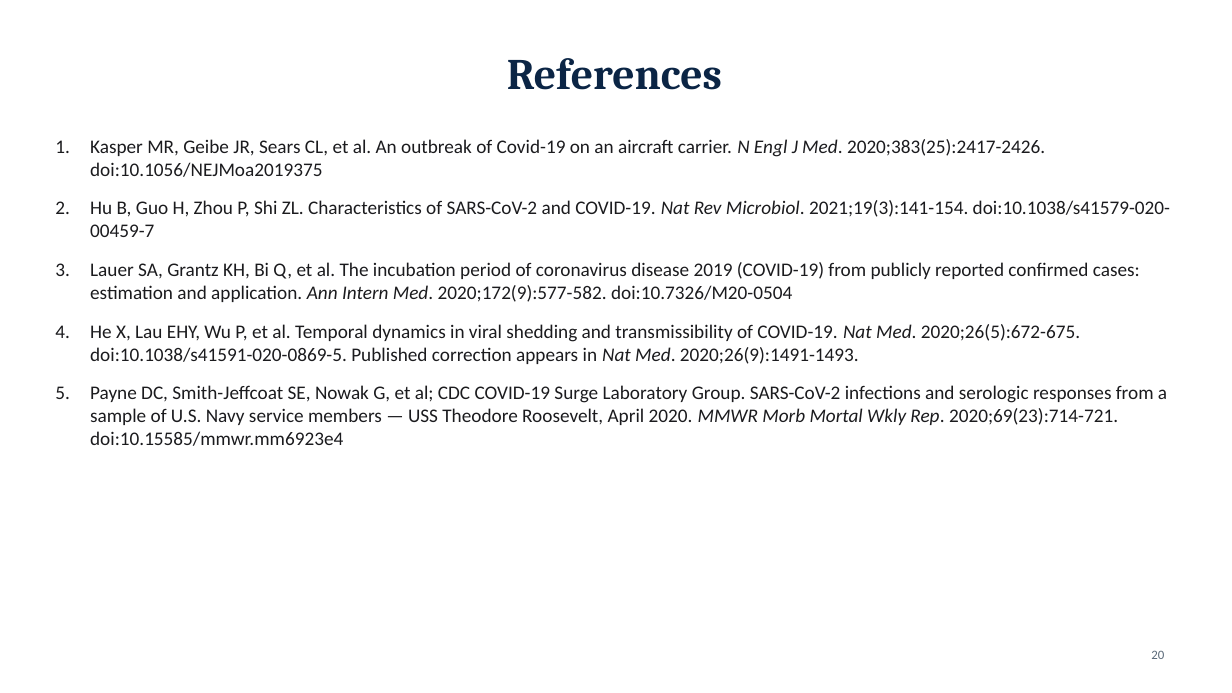
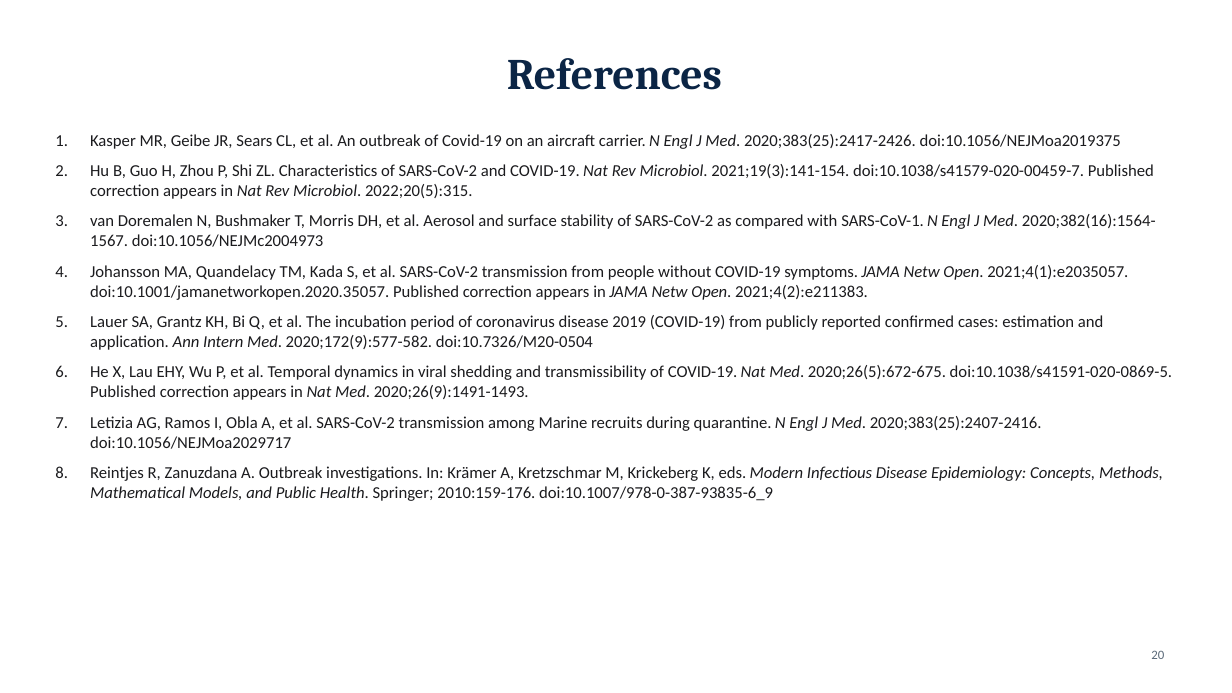
Before and after one commit to adebowa96/Research, a slide deck: slide 20 of Outbreak_of_the_Day/Covid19_Aircraft_Carrier_Outbreak.pptx. Drawn at 1232x693 pixels with LibreOffice and Linux fonts; fonts in the diff are those of the drawing. Boxes give left, top, right and bottom in pixels: in the first picture for what was removed or moved away, otherwise in the second. Text is boxed around its words. In the diff, an @@ line names an element or a change of style, - is before the commit and + after.

```diff
--- a/Outbreak_of_the_Day/Covid19_Aircraft_Carrier_Outbreak.pptx
+++ b/Outbreak_of_the_Day/Covid19_Aircraft_Carrier_Outbreak.pptx
@@ text at bbox=[90, 134, 1172, 400]: size 15 to 13 pt in "Kasper MR, Geibe JR, Sears CL, et ...", "Lauer SA, Grantz KH, Bi Q, et ...", "He X, Lau EHY, Wu P, et ..."; less space between paragraphs @@
@@ text at bbox=[90, 164, 1156, 300]: text changed; size 15 to 13 pt @@
-2. Hu B, Guo H, Zhou P, Shi ZL. Characteristics of SARS-CoV-2 and COVID-19. Nat Rev Microbiol. 2021;19(3):141-154. doi:10.1038/s41579-020-00459-7
+2. Hu B, Guo H, Zhou P, Shi ZL. Characteristics of SARS-CoV-2 and COVID-19. Nat Rev Microbiol. 2021;19(3):141-154. doi:10.1038/s41579-020-00459-7. Published correction appears in Nat Rev Microbiol. 2022;20(5):315.
+3. van Doremalen N, Bushmaker T, Morris DH, et al. Aerosol and surface stability of SARS-CoV-2 as compared with SARS-CoV-1. N Engl J Med. 2020;382(16):1564-1567. doi:10.1056/NEJMc2004973
+4. Johansson MA, Quandelacy TM, Kada S, et al. SARS-CoV-2 transmission from people without COVID-19 symptoms. JAMA Netw Open. 2021;4(1):e2035057. doi:10.1001/jamanetworkopen.2020.35057. Published correction appears in JAMA Netw Open. 2021;4(2):e211383.
@@ text at bbox=[90, 416, 1163, 501]: text changed; size 15 to 13 pt @@
-5. Payne DC, Smith-Jeffcoat SE, Nowak G, et al; CDC COVID-19 Surge Laboratory Group. SARS-CoV-2 infections and serologic responses from a sample of U.S. Navy service members — USS Theodore Roosevelt, April 2020. MMWR Morb Mortal Wkly Rep. 2020;69(23):714-721. doi:10.15585/mmwr.mm6923e4
+7. Letizia AG, Ramos I, Obla A, et al. SARS-CoV-2 transmission among Marine recruits during quarantine. N Engl J Med. 2020;383(25):2407-2416. doi:10.1056/NEJMoa2029717
+8. Reintjes R, Zanuzdana A. Outbreak investigations. In: Krämer A, Kretzschmar M, Krickeberg K, eds. Modern Infectious Disease Epidemiology: Concepts, Methods, Mathematical Models, and Public Health. Springer; 2010:159-176. doi:10.1007/978-0-387-93835-6_9
```
Also in this commit, not shown: 18 other slides changed, 3 slides added, 1 slide removed.
